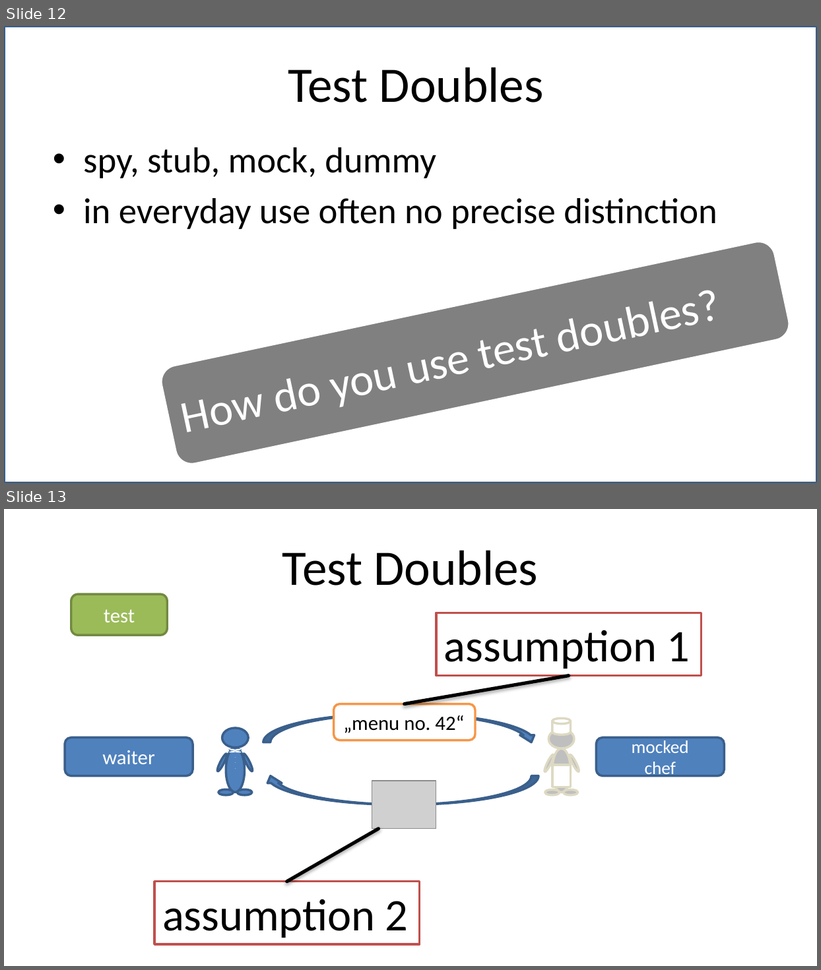
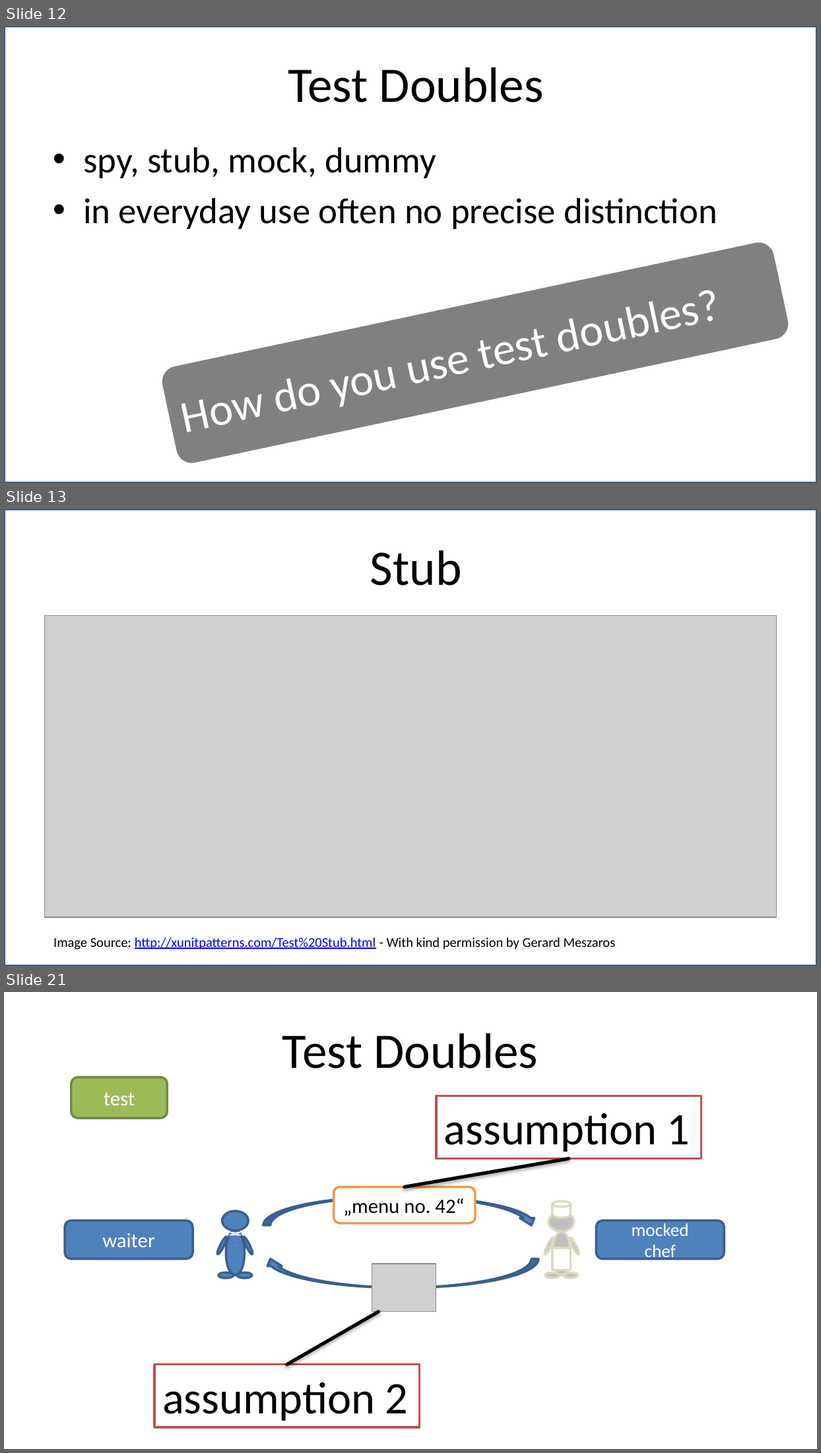
Before and after one commit to robindanzinger/chado_presentation, a slide deck: chadojs - who is testing the mocks - 16zu9.pptx. Shown one above the other, each under a label of ours: slides 12 and 13 before the commit, slides 12, 13 and 21 after it; the slides between them are not shown. The pictures are 821x970 and 821x1453 pixels, drawn with LibreOffice and Linux fonts; fonts in the diff are those of the drawing; grey boxes stand for pictures. Boxes give left, top, right and bottom in pixels: in the first picture for what was removed or moved away, otherwise in the second. Text is boxed around its words. In the diff, an @@ line names an element or a change of style, - is before the commit and + after.

Commit message:
added test double slides

```diff
--- a/chadojs - who is testing the mocks - 16zu9.pptx
+++ b/chadojs - who is testing the mocks - 16zu9.pptx
@@ slide 13 added at bbox=[4, 509, 817, 966], background #FFFFFF @@
@@ rectangle added at bbox=[4, 509, 817, 966], fill #FFFFFF at 74% opacity, outline #3A5F8C 2 pt @@
@@ title added at bbox=[370, 550, 462, 586], 44 pt, text #000000 @@
+Stub
@@ picture added at bbox=[45, 615, 776, 917] @@
@@ text added at bbox=[54, 937, 616, 950], 12 pt, text #000000 @@
+Image Source: http://xunitpatterns.com/Test%20Stub.html - With kind permission by Gerard Meszaros
@@ what was slide 13 is now slide 21 @@
```
Also in this commit, not shown: 7 other slides added.
